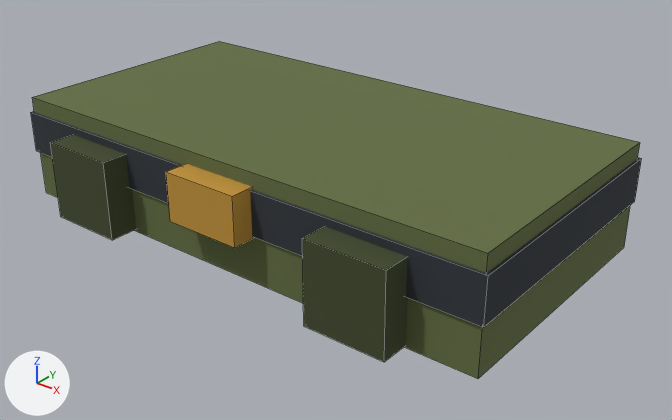
An edit to the FBX model assets/3d/export/pc_engineer_lower_torso.fbx, drawn before and after from the same camera.
Rendered twice from a 50 mm camera at (2.02, -2.42, 1.36) aimed at (0.11, -0.03, -0.12). Lighting does not change. The marker at lower left points along +X, +Y and +Z. The picture after the commit comes second. Mesh edges are drawn as thin lines.

In view in the first picture: 'pc_engineer_lower_torso'.
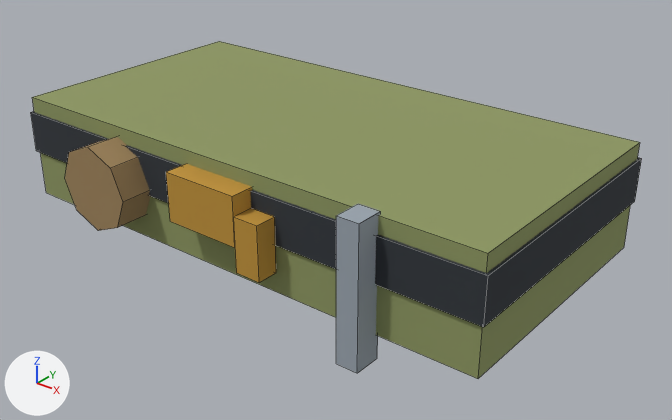
Boxes (x1, y1, x2, y2) around the edits, measured in the pictures (672 x 420 px):
part 1 of me_pc_engineer_lower_torso, added
    after: (336, 204, 381, 373)
part 2 of me_pc_engineer_lower_torso, added (brown)
    after: (233, 208, 276, 283)
part 3 of me_pc_engineer_lower_torso, added (brown)
    after: (65, 137, 150, 230)
part 4 of me_pc_engineer_lower_torso, deleted (green)
    before: (50, 135, 136, 240)
part 5 of me_pc_engineer_lower_torso, deleted (green)
    before: (302, 226, 408, 362)
part 6 of me_pc_engineer_lower_torso, surface changed (lighter)
    both: (32, 41, 640, 379)

The change, as a list of edits to the scene's bpy script:
```text
Change me_pc_engineer_lower_torso:
    used by ob_pc_engineer_lower_torso; location = (0.0, 0.0, 0.0)
    remove me_pc_engineer_lower_torso.from_pydata(...)  # 40 vertices, 30 faces; spans x -1.0..1.0, y -0.61..0.51, z -0.2..0.2
    add me_pc_engineer_lower_torso.from_pydata(...)  # 56 vertices, 40 faces; spans x -1.0..1.0, y -0.63..0.51, z -0.29..0.21
    me_pc_engineer_lower_torso part 1: a new loose piece, a box spanning x 0.56..0.64, y -0.59..-0.49, z -0.29..0.21, in mat_palette (picture img_palette_png)
    me_pc_engineer_lower_torso part 2: a new loose piece, a box spanning x 0.15..0.25, y -0.59..-0.51, z -0.12..0.08, in mat_palette (picture img_palette_png)
    me_pc_engineer_lower_torso part 3: a new loose piece, an 8-sided cylinder along y spanning x -0.66..-0.34, y -0.63..-0.49, z -0.16..0.16, in mat_palette (picture img_palette_png)
    me_pc_engineer_lower_torso part 4: the loose piece of 8 vertices spanning x -0.75..-0.45, y -0.61..-0.39, z -0.19..0.11 is deleted
    me_pc_engineer_lower_torso part 5: the loose piece of 8 vertices spanning x 0.45..0.75, y -0.61..-0.39, z -0.19..0.11 is deleted
    me_pc_engineer_lower_torso part 6: 6 kept faces spanning x -1.0..1.0, y -0.5..0.5, z -0.2..0.2 get new texture (UV) coordinates
```
